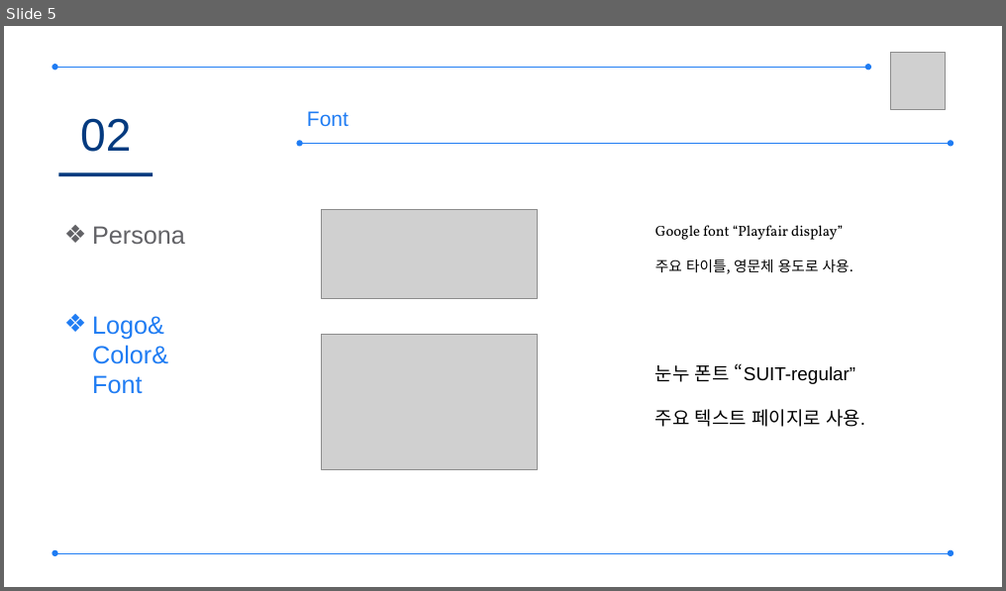
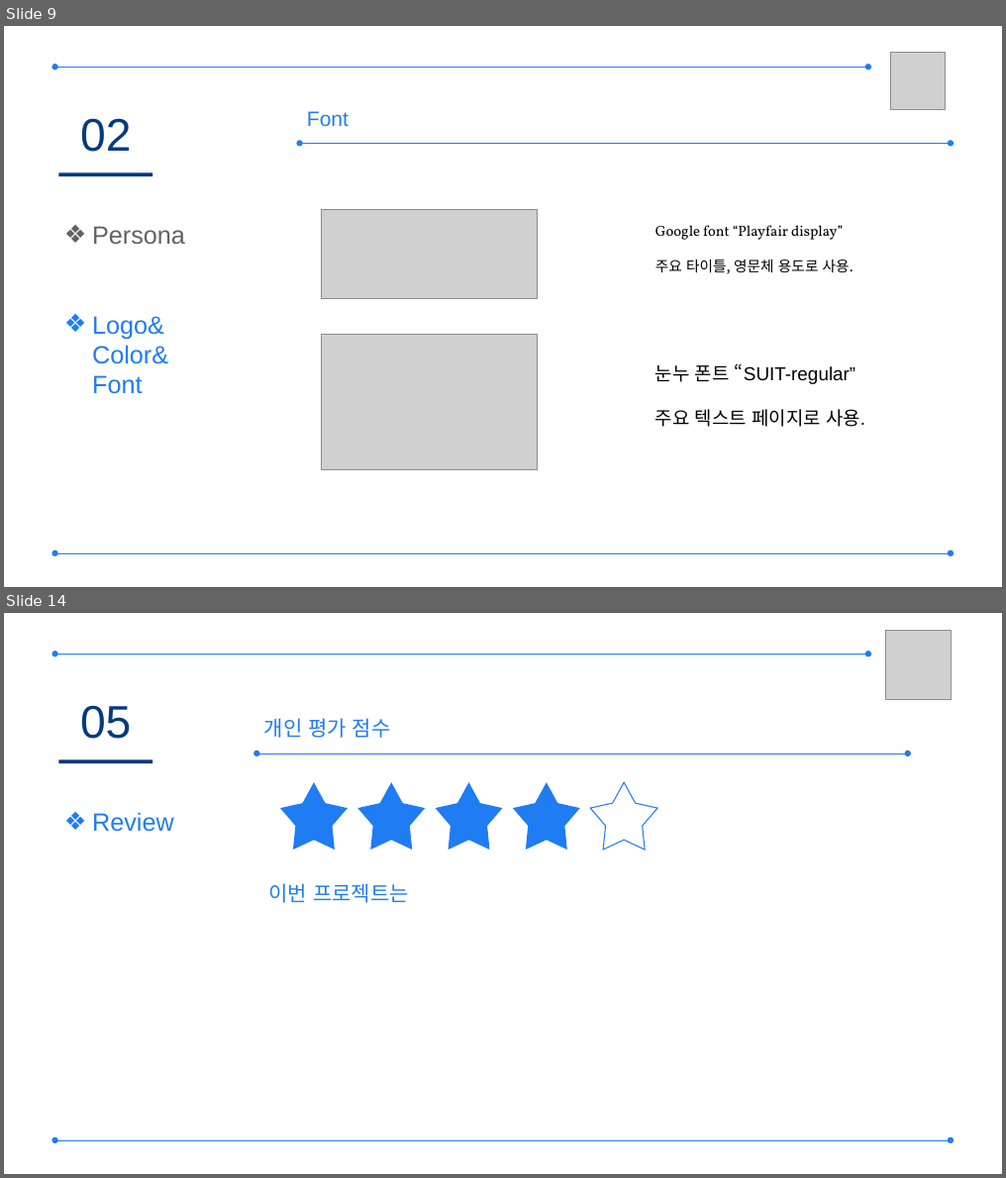
Before and after one commit to naisha855/Project_4, a slide deck: Plan/프레젠테이션1.pptx. Shown one above the other, each under a label of ours: slide 5 before the commit, slides 9 and 14 after it; the slides between them are not shown. The pictures are 1006x591 and 1006x1178 pixels, drawn with LibreOffice and Linux fonts; fonts in the diff are those of the drawing; grey boxes stand for pictures. Boxes give left, top, right and bottom in pixels: in the first picture for what was removed or moved away, otherwise in the second. Text is boxed around its words. In the diff, an @@ line names an element or a change of style, - is before the commit and + after.

```diff
--- a/Plan/프레젠테이션1.pptx
+++ b/Plan/프레젠테이션1.pptx
@@ slide 14 added at (4,613,1002,1174), background #FFFFFF @@
@@ picture added at (885,631,950,700) @@
@@ double arrow added from (54, 655) to (868, 655), #1F7CF3 0.5 pt @@
@@ text added at (80,705,131,739), 44 pt, text #043A7F @@
+05
@@ text added at (264,718,391,738), 20 pt, text #1F7CF3 @@
+개인 평가 점수
@@ rectangle added at (58,760,152,763), fill #043A7F @@
@@ double arrow added from (257, 754) to (908, 754), #1F7CF3 0.5 pt @@
@@ star added at (280,783,348,851), fill #1F7CF3 @@
@@ star added at (358,783,426,851), fill #1F7CF3 @@
@@ star added at (436,783,503,851), fill #1F7CF3 @@
@@ star added at (513,783,580,851), fill #1F7CF3 @@
@@ star added at (590,783,657,851), outline #1F7CF3 1 pt @@
@@ text added at (92,812,174,832), 24 pt, text #1F7CF3 @@
+❖ Review
@@ text added at (268,883,409,903), 20 pt, text #1F7CF3 @@
+이번 프로젝트는
@@ double arrow added from (54, 1141) to (951, 1141), #1F7CF3 0.5 pt @@
@@ what was slide 5 is now slide 9 @@
```
Also in this commit, not shown: 2 slides changed, 8 other slides added, 1 slide removed, 2 other files.
